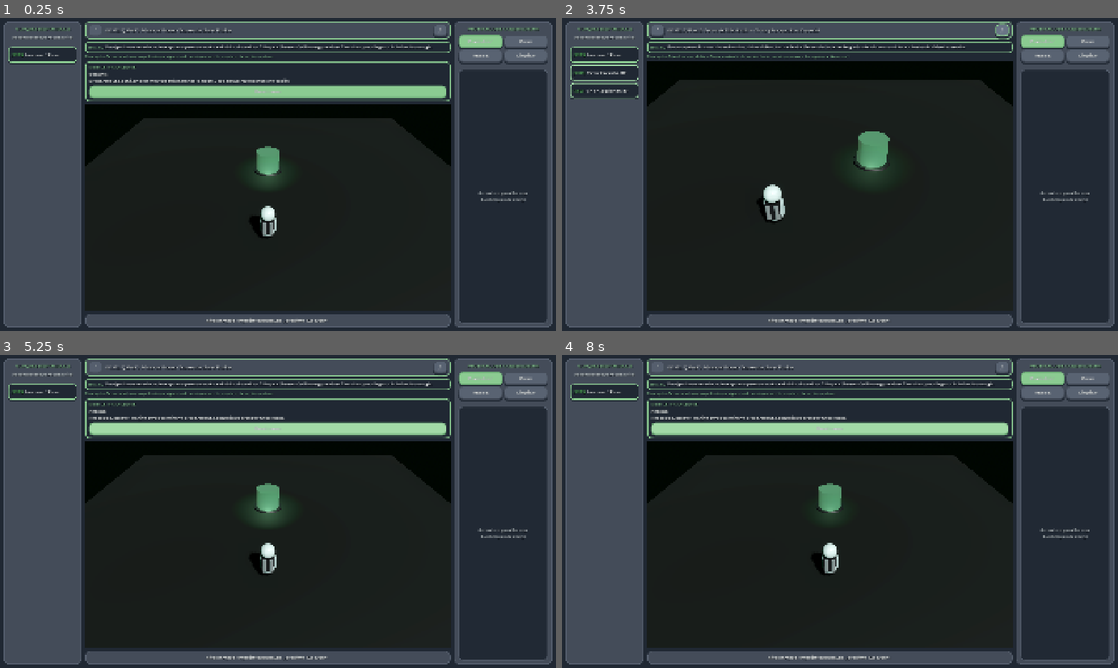
Above: before the commit, frames 1-4 (two rows, left to right).
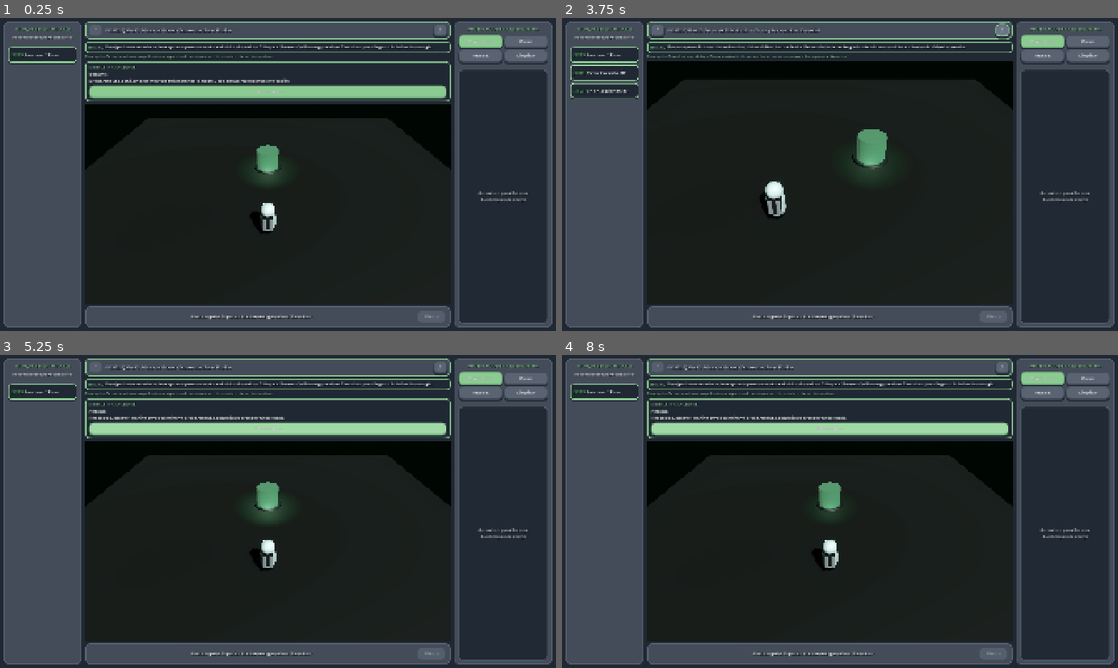
Above: after the commit, the same moments.

Repository: LeaGaj04/spido-code-0
Game: Godot game, scene res://escenas/principal.tscn
The game is run twice, just before and just after one commit, with the same random seed, the same clock (stepped at 60 frames per second) and the same inputs.
Inputs:
- Up to frame 1 (0.25 s): no input
- Up to frame 2 (3.75 s): click "Ejecutar" at 0.5 s; click "Paso" at 1.25 s; click "Reset" at 2 s; click "Limpiar" at 2.75 s; click ">" at 3.5 s
- Up to frame 3 (5.25 s): click "<" at 4.25 s; click "Continuar" at 5 s
- Up to frame 4 (8 s): click ">" at 5.75 s; click "<" at 6.5 s; click "Continuar" at 7.25 s

The runs differ from the first frame. In frame 1, 2.8% of the frame differs, in the area x 15-82%, y 32-98%; in frame 2, 2.9%, in the area x 15-82%, y 19-98%; in frame 3, 2.8%; in frame 4, 2.8%.

Commit message:
Add educational error feedback and hints

Diff:
--- a/escenas/principal.tscn
+++ b/escenas/principal.tscn
@@ -296,14 +296,26 @@
 layout_mode = 2
 theme_override_styles/panel = SubResource("StyleBoxFlat_PanelGris")
 
-[node name="LabelEstado" type="Label" parent="HSplit/PanelCentral/BarraEstado"]
-unique_name_in_owner = true
-layout_mode = 2
+[node name="HBox" type="HBoxContainer" parent="HSplit/PanelCentral/BarraEstado"]
+layout_mode = 2
+theme_override_constants/separation = 8
+
+[node name="LabelEstado" type="Label" parent="HSplit/PanelCentral/BarraEstado/HBox"]
+unique_name_in_owner = true
+layout_mode = 2
+size_flags_horizontal = 3
 theme_override_colors/font_color = Color(0.956863, 0.964706, 0.94902, 1)
 theme_override_font_sizes/font_size = 15
 text = "Astronauta listo en el hangar de montaje."
 horizontal_alignment = 1
 vertical_alignment = 1
+
+[node name="BtnPista" type="Button" parent="HSplit/PanelCentral/BarraEstado/HBox"]
+unique_name_in_owner = true
+custom_minimum_size = Vector2(100, 0)
+layout_mode = 2
+theme_type_variation = &"SecondaryButton"
+text = "Pista"
 
 [node name="PanelDerecho" type="PanelContainer" parent="HSplit"]
 custom_minimum_size = Vector2(340, 0)
--- a/scripts/bloque_item.gd
+++ b/scripts/bloque_item.gd
@@ -15,6 +15,7 @@
 
 var style_box_normal: StyleBoxFlat
 var style_box_activo: StyleBoxFlat
+var style_box_error: StyleBoxFlat
 
 func _ready() -> void:
 	custom_minimum_size = Vector2(200, 54)
@@ -68,6 +69,14 @@
 	style_box_activo.border_width_right = 2
 	style_box_activo.border_width_bottom = 2
 
+	style_box_error = style_box_normal.duplicate()
+	style_box_error.bg_color = Color(0.27, 0.18, 0.2, 1.0)
+	style_box_error.border_color = Color(0.88, 0.42, 0.42, 1.0)
+	style_box_error.border_width_left = 6
+	style_box_error.border_width_top = 3
+	style_box_error.border_width_right = 3
+	style_box_error.border_width_bottom = 4
+
 	add_theme_stylebox_override("panel", style_box_normal)
 
 func resaltar_ejecucion(activo: bool) -> void:
@@ -79,6 +88,9 @@
 		add_theme_stylebox_override("panel", style_box_normal)
 		var tween = create_tween()
 		tween.tween_property(self, "scale", Vector2.ONE, 0.1)
+
+func resaltar_error(activo: bool) -> void:
+	add_theme_stylebox_override("panel", style_box_error if activo else style_box_normal)
 
 func _get_drag_data(_at_position: Vector2) -> Variant:
 	var preview = PanelContainer.new()
--- a/scripts/controlador_principal.gd
+++ b/scripts/controlador_principal.gd
@@ -15,6 +15,7 @@
 @onready var label_ada_texto: Label = %LabelADATexto
 @onready var label_concepto: Label = %LabelConcepto
 @onready var label_estado: Label = %LabelEstado
+@onready var btn_pista: Button = %BtnPista
 @onready var panel_guia: PanelContainer = %PanelGuia
 @onready var label_guia_texto: Label = %LabelGuiaTexto
 @onready var btn_guia_continuar: Button = %BtnGuiaContinuar
@@ -40,6 +41,8 @@
 var errores_durante_ejecucion: int = 0
 var guia_activa: bool = false
 var paso_guia: int = 0
+var ultimo_error: String = ""
+var bloque_con_error: BloqueItem = null
 
 const PASOS_GUIA = [
 	{"titulo": "OBSERVA", "texto": "El astronauta está en el hangar y la baliza marca la meta. Cada bloque representa una acción."},
@@ -88,6 +91,7 @@
 
 	# Limpiar lienzo y estado
 	lienzo.limpiar_todo()
+	_limpiar_error()
 	panel_victoria.visible = false
 	errores_durante_ejecucion = 0
 	indice_paso_actual = 0
@@ -124,6 +128,8 @@
 	btn_modal_siguiente.pressed.connect(_on_modal_siguiente_pressed)
 	btn_modal_reintentar.pressed.connect(_on_modal_reintentar_pressed)
 	btn_guia_continuar.pressed.connect(_on_guia_continuar_pressed)
+	btn_pista.pressed.connect(_on_pista_pressed)
+	btn_pista.disabled = true
 
 	if mundo_3d:
 		if mundo_3d.astronauta:
@@ -139,6 +145,7 @@
 		return
 
 	en_ejecucion = true
+	_limpiar_error()
 	_bloquear_interfaz(true)
 	errores_durante_ejecucion = 0
 	_actualizar_estado("Ejecutando algoritmo...")
@@ -155,10 +162,11 @@
 
 		if not exito:
 			errores_durante_ejecucion += 1
-			if bloque.id_comando in ["AVANZAR", "ENSAMBLAR"]:
-				_actualizar_estado("El astronauta no pudo completar el paso %d." % (i + 1))
-				abortado = true
-				break
+			bloque.resaltar_error(true)
+			bloque_con_error = bloque
+			_actualizar_estado("[ERROR] Paso %d: %s" % [i + 1, ultimo_error if not ultimo_error.is_empty() else "La accion no pudo completarse."])
+			abortado = true
+			break
 
 	en_ejecucion = false
 	_bloquear_interfaz(false)
@@ -223,12 +231,18 @@
 	_actualizar_estado("Paso manual %d/%d: %s" % [indice_paso_actual + 1, secuencia.size(), bloque.titulo])
 
 	en_ejecucion = true
+	_limpiar_error()
 	_bloquear_interfaz(true)
 	bloque.resaltar_ejecucion(true)
 
-	await mundo_3d.astronauta.ejecutar_accion(bloque.id_comando)
+	var exito = await mundo_3d.astronauta.ejecutar_accion(bloque.id_comando)
 	await get_tree().create_timer(0.08).timeout
 	bloque.resaltar_ejecucion(false)
+	if not exito:
+		errores_durante_ejecucion += 1
+		bloque.resaltar_error(true)
+		bloque_con_error = bloque
+		_actualizar_estado("[ERROR] Paso manual: %s" % (ultimo_error if not ultimo_error.is_empty() else "La accion no pudo completarse."))
 
 	indice_paso_actual += 1
 	en_ejecucion = false
@@ -237,6 +251,7 @@
 func _on_reiniciar_pressed() -> void:
 	indice_paso_actual = 0
 	errores_durante_ejecucion = 0
+	_limpiar_error()
 	await mundo_3d.reiniciar_mundo()
 	_actualizar_estado("Nivel reiniciado. Prueba otra vez tu algoritmo.")
 
@@ -244,6 +259,7 @@
 	if en_ejecucion: return
 	lienzo.limpiar_todo()
 	indice_paso_actual = 0
+	_limpiar_error()
 	_actualizar_estado("Lienzo vaciado.")
 
 func _bloquear_interfaz(bloquear: bool) -> void:
@@ -253,6 +269,7 @@
 	btn_nivel_prev.disabled = bloquear or (indice_nivel_actual == 0)
 	btn_nivel_next.disabled = bloquear or (indice_nivel_actual == niveles.size() - 1)
 	btn_guia_continuar.disabled = bloquear
+	btn_pista.disabled = bloquear or ultimo_error.is_empty()
 
 func _on_guia_continuar_pressed() -> void:
 	if not guia_activa:
@@ -271,12 +288,37 @@
 	label_guia_texto.text = "%s\n%s" % [paso.titulo, paso.texto]
 	btn_guia_continuar.text = "Comenzar" if paso_guia == PASOS_GUIA.size() - 1 else "Continuar"
 
+func _limpiar_error() -> void:
+	ultimo_error = ""
+	if is_instance_valid(bloque_con_error):
+		bloque_con_error.resaltar_error(false)
+	bloque_con_error = null
+	if is_instance_valid(btn_pista):
+		btn_pista.disabled = true
+
+func _on_pista_pressed() -> void:
+	if ultimo_error.is_empty():
+		return
+	var pista = "Revisa la instruccion marcada y prueba otra vez."
+	if "ninguna pieza frente" in ultimo_error:
+		pista = "Pista: acerca al astronauta a la pieza y orientalo hacia ella antes de usar Tomar Pieza."
+	elif "No tienes ninguna pieza" in ultimo_error:
+		pista = "Pista: primero recoge una pieza; despues podras llevarla a la mesa."
+	elif "No estas frente a la mesa" in ultimo_error:
+		pista = "Pista: lleva la pieza hasta una casilla vecina a la mesa y orienta al astronauta hacia ella."
+	elif "requiere otra pieza" in ultimo_error:
+		pista = "Pista: revisa el orden de montaje; esta pieza todavia no corresponde a la siguiente etapa."
+	elif "limite" in ultimo_error or "Limite" in ultimo_error:
+		pista = "Pista: el astronauta no puede salir del area de trabajo; cambia la ruta."
+	_actualizar_estado(pista)
+
 func _actualizar_estado(mensaje: String) -> void:
 	if label_estado:
 		label_estado.text = mensaje
 
 func _on_accion_fallida(motivo: String) -> void:
-	errores_durante_ejecucion += 1
+	ultimo_error = motivo
+	btn_pista.disabled = false
 	_actualizar_estado("[ALERTA] %s" % motivo)
 
 func _on_pieza_recogida(nombre: String) -> void:
